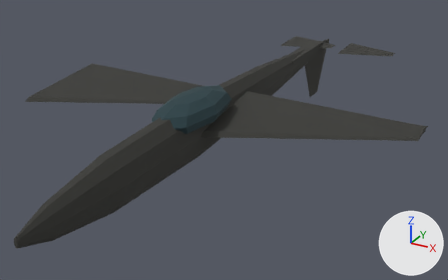
The glTF model game/assets/units/f35_Destroyed.glb as it was, and as the next commit left it.
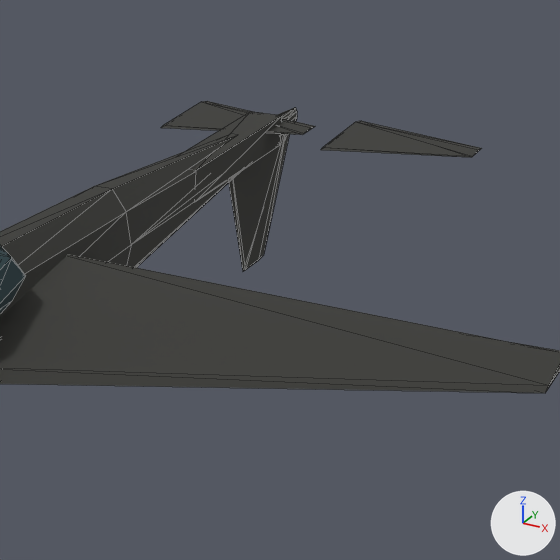
There are two pictures of each version: one whole from a camera (50 mm lens) standing at (7.62, -14.16, 7.51) and looking at (-0.01, -0.28, 0.57), one close up on the part from 50% to 95% of the width and 0% to 72% of the height. Every picture has the same lights, and +X, +Y and +Z are marked at lower right. The last two pictures show the newer version. The close-ups show mesh edges as thin lines. Where no turn or scale is listed for an object, it has been applied to the vertices.

The first close-up shows 'Cockpit', 'Elevator_L', 'Elevator_R', 'Fuselage', 'Rudder', 'TailBoom', 'Wing_R'.
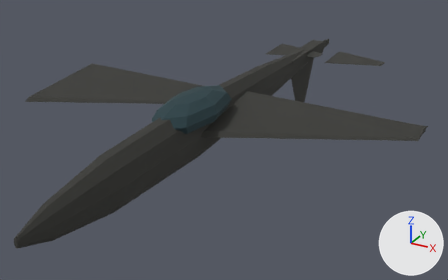
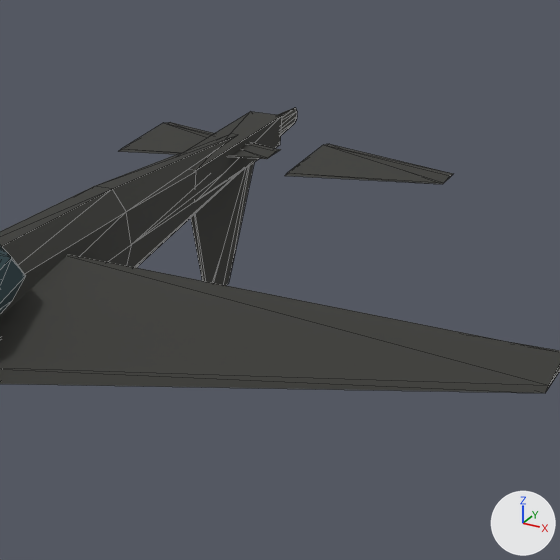
Changed parts and their boxes [x1, y1, x2, y2] in the close-ups (560 x 560 px):
'Rudder', moved
    before: [229, 116, 289, 271]
    after: [191, 163, 254, 285]
'Elevator_R', moved
    before: [321, 121, 481, 157]
    after: [285, 144, 453, 184]
'Elevator_L', moved
    before: [161, 101, 315, 135]
    after: [119, 122, 280, 159]

The change, as a list of edits to the scene's bpy script:
```text
Change ob_elevator_l:
    ob_elevator_l.location: (-1.07, 6.58, 1.68) -> (-1.07, 5.33, 1.68)
Change ob_elevator_r:
    ob_elevator_r.location: (1.07, 6.58, 1.68) -> (1.07, 5.33, 1.68)
Change ob_rudder:
    ob_rudder.location: (0.0, 6.58, 1.59) -> (0.0, 5.33, 1.59)
```
